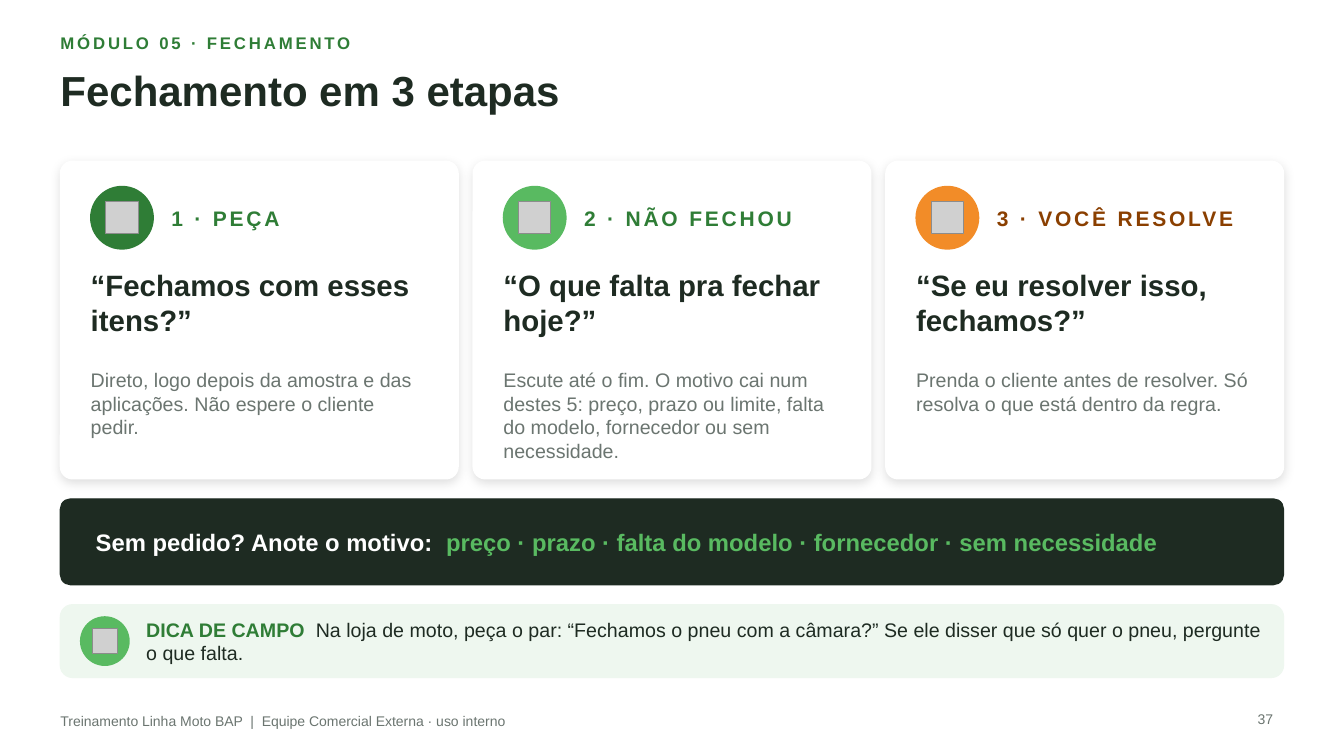
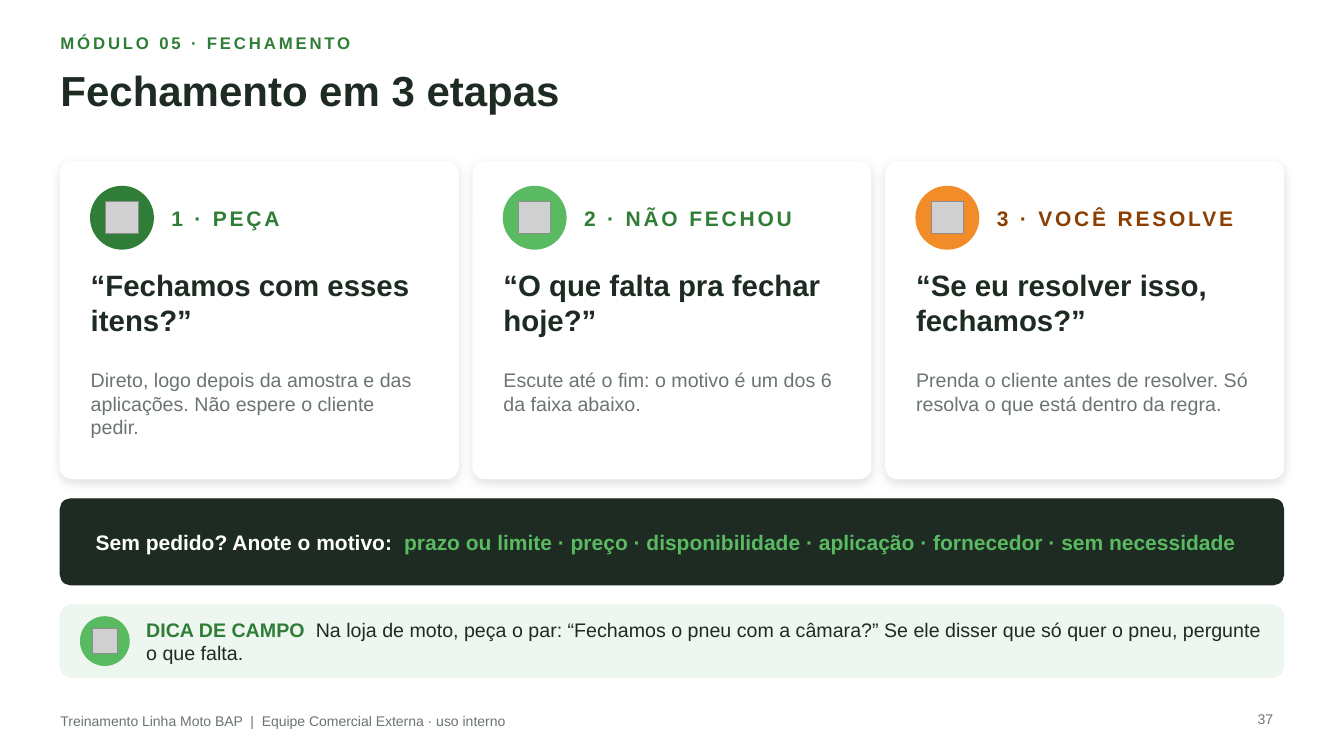
Before and after one commit to aloirr/bapajudacatalogo, a slide deck: slide 37 of catalogo_grafico/entregas/Treinamento_Linha_Moto_BAP_Vendedores.pptx. Drawn at 1344x756 pixels with LibreOffice and Linux fonts; fonts in the diff are those of the drawing; grey boxes stand for pictures; background and template pictures are left out. Boxes give left, top, right and bottom in pixels: in the first picture for what was removed or moved away, otherwise in the second. Text is boxed around its words. In the diff, an @@ line names an element or a change of style, - is before the commit and + after.

```diff
--- a/catalogo_grafico/entregas/Treinamento_Linha_Moto_BAP_Vendedores.pptx
+++ b/catalogo_grafico/entregas/Treinamento_Linha_Moto_BAP_Vendedores.pptx
@@ text at bbox=[503, 372, 832, 411]: text changed @@
-Escute até o fim. O motivo cai num destes 5: preço, prazo ou limite, falta do modelo, fornecedor ou sem necessidade.
+Escute até o fim: o motivo é um dos 6 da faixa abaixo.
@@ text at bbox=[96, 534, 1235, 554]: text changed; size 17 to 15 pt @@
-Sem pedido? Anote o motivo: preço · prazo · falta do modelo · fornecedor · sem necessidade
+Sem pedido? Anote o motivo: prazo ou limite · preço · disponibilidade · aplicação · fornecedor · sem necessidade
```
Also in this commit, not shown: 1 other slide changed, 20 other files.
